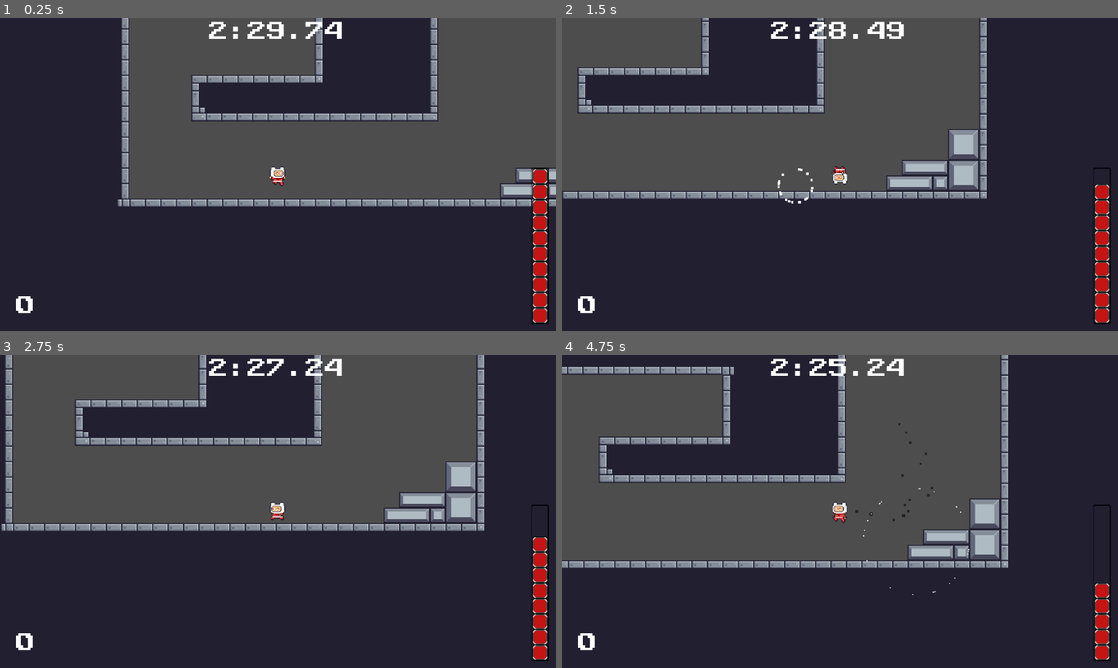
Above: before the commit, frames 1-4 (two rows, left to right).
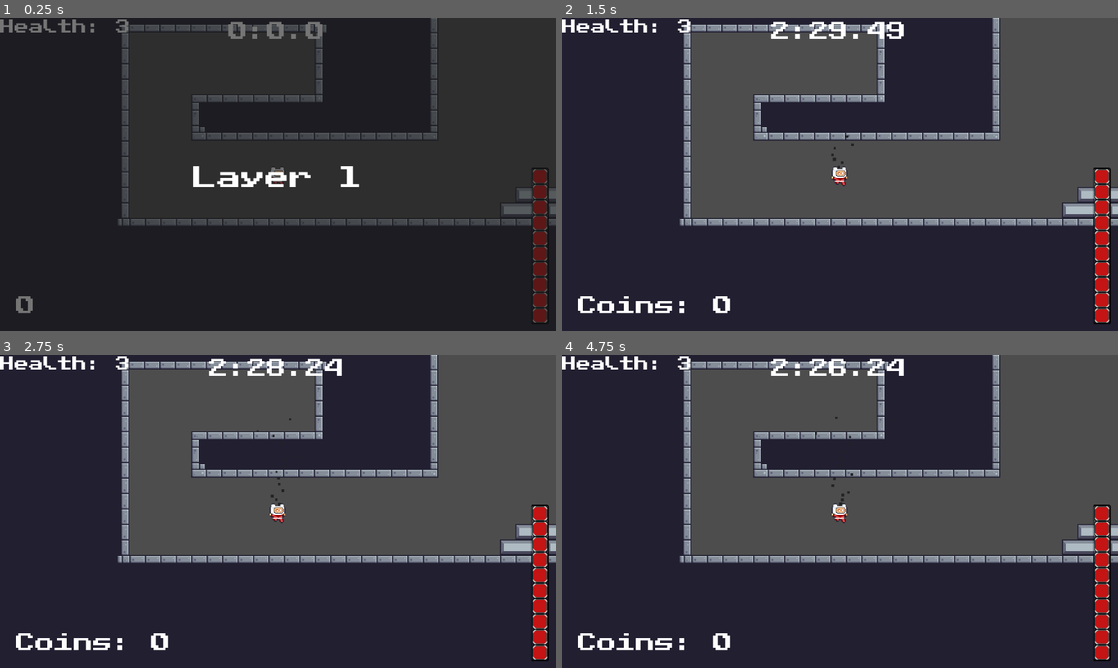
Above: after the commit, the same moments.

Repository: Kirb54/gwj-73
Game: Godot game, scene res://lvl_1.tscn
Two runs of this game, one before a commit and one after it. Both use one fixed random seed, a clock stepped at 60 frames per second and the inputs below. The project has no main scene, so this scene is started directly.
Inputs (mouse positions are in pixels of both pictures, inside the frame that each line leads up to):
- Up to frame 1 (0.25 s): no input
- Up to frame 2 (1.5 s): tap Enter (ui_accept) at 0.5, 0.77 s; move the mouse to (962, 158) at 0.52 s; hold Right (ui_right) from 0.53 s (still down); click (962, 158) at 0.6 s; move the mouse to (728, 190) at 1.27 s; click (728, 190) at 1.35 s
- Up to frame 3 (2.75 s): tap Enter (ui_accept) at 1.52 s; move the mouse to (333, 442) at 2.02 s; release Right (ui_right) at 2.03 s; hold Left (ui_left) from 2.03 s (still down); click (333, 442) at 2.1 s
- Up to frame 4 (4.75 s): move the mouse to (812, 574) at 2.77 s; release Left (ui_left) at 2.78 s; hold Right (ui_right) 2.78-4.28 s; click (812, 574) at 2.85 s; tap Enter (ui_accept) at 3.02, 3.77, 4.52 s; move the mouse to (1006, 558) at 3.52 s; click (1006, 558) at 3.6 s; move the mouse to (673, 464) at 4.27 s; hold Left (ui_left) from 4.28 s (still down); click (673, 464) at 4.35 s

The runs differ from the first frame. In frame 1, 40% of the frame differs, in the area x 0-100%, y 0-98%; in frame 2, 51%, in the area x 0-100%, y 0-95%; in frame 3, 49%; in frame 4, 49%.
Error after the commit: Parse Error: Too few arguments for "change_scene_to_file()" call. Expected at least 1 but received 0. (res://player.gd:283)

Commit message:
i never learn (added start for gameover, death screens, transitions, implemented shop upgrades and small tweeks)

Diff:
--- a/chargingenemy.gd
+++ b/chargingenemy.gd
@@ -108,5 +108,5 @@
 	hboxright.disabled = true
 	anim.play("hurt")
 	await anim.animation_finished
-	gb.coins += coinval
+	gb.coins += coinval + gb.extracoins
 	self.queue_free()
--- /dev/null
+++ b/gameoverscreen.tscn
@@ -0,0 +1,3 @@
+[gd_scene format=3 uid="uid://sdubvsaj6deu"]
+
+[node name="gameoverscreen" type="Node2D"]
--- a/global.gd
+++ b/global.gd
@@ -4,19 +4,32 @@
 var boosts = 1
 var explostr = 1200
 var fuseval = 100
-var explocost = 10
+var explocost = 15
 var regenrate = .3
 var regentime = 1
-var health = 3
+var gravity = 1200
+var maxhealth = 3
 var coins = 0
 var level = 1
+var movementspeed = 500
+var extracoins = 0
+var deathpenalty = 30
+var uncontrol = false
 func reset():
 	boosts = 1
 	explostr = 300
 	fuseval = 10
-	explocost = 10
+	explocost = 15
 	regentime = 1
 	regenrate = .3
-	health = 3
+	maxhealth = 3
 	coins = 0
 	level = 1
+	movementspeed = 500
+	extracoins = 0
+	deathpenalty = 30
+	uncontrol = false
+
+
+func booststr():
+	explostr *= 1.1
--- a/hud.gd
+++ b/hud.gd
@@ -1,4 +1,9 @@
 extends CanvasLayer
+
+signal boom
+signal died
+signal gameover
+
 
 @onready var fuselabel = $Label
 @onready var regenwait = $regenwait
@@ -14,7 +19,7 @@
 @onready var fusetick10 = $FuseTick10
 @onready var coinlabel = $coinlabel
 @onready var timelabel = $timelabel
-
+@onready var healthlabel = $healthlabel
 
 
 var fuseval = 100
@@ -24,7 +29,7 @@
 var explocost = gb.explocost
 var regenrate = gb.regenrate
 var regentime = gb.regentime
-var health = gb.health
+var health = gb.maxhealth
 
 func _ready():
 	pass # Replace with function body.
@@ -38,11 +43,17 @@
 	updatebar()
 	updatecoins()
 	updatetime()
+	checkempty()
+	updatehealth()
+	checktime()
 
 
 func _on_player_exploded():
 	fusedrained = true
 	newfuseval -= explocost
+	if fuseval <= 0:
+		health -= 1
+		boom.emit()
 
 func drainfuse():
 	if fusedrained:
@@ -114,8 +125,20 @@
 
 
 func updatecoins():
-	coinlabel.text = str(gb.coins)
+	coinlabel.text = 'Coins: ' + str(gb.coins)
 
 
 func updatetime():
 	timelabel.text = str(gt.minutes) + ':' + str(gt.seconds) + '.' + str(gt.msec)
+
+
+func checkempty():
+	if health <= 0:
+		died.emit()
+
+func updatehealth():
+	healthlabel.text = 'Health: ' + str(health)
+
+func checktime():
+	if gt.time <= 0:
+		gameover.emit()
--- a/hud.tscn
+++ b/hud.tscn
@@ -93,4 +93,11 @@
 text = "0:0.0"
 horizontal_alignment = 1
 
+[node name="healthlabel" type="Label" parent="."]
+offset_right = 143.0
+offset_bottom = 58.0
+theme = ExtResource("4_20xbe")
+theme_override_font_sizes/font_size = 30
+text = "Health: 3"
+
 [connection signal="timeout" from="regenwait" to="." method="_on_regenwait_timeout"]
--- a/lvl_1.gd
+++ b/lvl_1.gd
@@ -1,9 +1,10 @@
 extends Node2D
 
-
+@onready var overlay = $overlay
 # Called when the node enters the scene tree for the first time.
 func _ready():
 	gt.tracking = true
+	overlay.startlevel()
 
 
 # Called every frame. 'delta' is the elapsed time since the previous frame.
@@ -13,4 +14,21 @@
 
 func _on_door_cleared():
 	gt.tracking = false
-	print('cleared')
+	get_tree().paused = true
+	overlay.clear()
+
+
+func _on_player_died():
+	get_tree().paused = true
+	overlay.death()
+
+
+
+func _on_overlay_donedeathing():
+	get_tree().paused = false
+	get_tree().reload_current_scene()
+
+
+func _on_overlay_doneclear():
+	get_tree().paused = false
+	get_tree().change_scene_to_file("res://shop.tscn")
--- a/lvl_1.tscn
+++ b/lvl_1.tscn
@@ -6,6 +6,7 @@
 [ext_resource type="PackedScene" uid="uid://x67jy40k6tko" path="res://shootingenemy.tscn" id="3_jq387"]
 [ext_resource type="PackedScene" uid="uid://bqvt2n17pbyko" path="res://chargingenemy.tscn" id="4_daq5w"]
 [ext_resource type="PackedScene" uid="uid://byvtdaysmmcti" path="res://door.tscn" id="5_otw6v"]
+[ext_resource type="PackedScene" uid="uid://88u4w8mcq47b" path="res://overlay.tscn" id="7_x5mc5"]
 
 [node name="lvl1" type="Node2D"]
 texture_filter = 1
@@ -37,4 +38,9 @@
 flipped = true
 metadata/_edit_vertical_guides_ = [-15.0]
 
+[node name="overlay" parent="." instance=ExtResource("7_x5mc5")]
+
 [connection signal="cleared" from="door" to="." method="_on_door_cleared"]
+[connection signal="died" from="player" to="." method="_on_player_died"]
+[connection signal="doneclear" from="overlay" to="." method="_on_overlay_doneclear"]
+[connection signal="donedeathing" from="overlay" to="." method="_on_overlay_donedeathing"]
--- /dev/null
+++ b/overlay.gd
@@ -0,0 +1,74 @@
+extends CanvasLayer
+
+
+signal donedeathing
+signal changefin
+signal doneclear
+
+@onready var timewait = $timewait
+@onready var finalwait = $finalwait
+@onready var layerlabel = $layerlabel
+@onready var timelabel = $timelabel
+@onready var layertimer = $layerwait
+@onready var cleared = $clearlabel
+@onready var removetimer = false
+@onready var realtime = 0
+func _ready():
+	layerlabel.hide()
+	timelabel.hide()
+	cleared.hide()
+
+
+# Called every frame. 'delta' is the elapsed time since the previous frame.
+
+
+func startlevel():
+	get_tree().paused = true
+	layerlabel.text = 'Layer ' + str(gb.level)
+	layerlabel.show()
+	layertimer.start()
+	await layertimer.timeout
+	layerlabel.hide()
+	self.hide()
+	get_tree().paused = false
+
+
+func death():
+	gt.tracking = false
+	self.show()
+	timelabel.text = str(gt.minutes) + ':' + str(gt.seconds) + '.' + str(gt.msec)
+	timelabel.show()
+	layertimer.start()
+	await layertimer.timeout
+	realtime = gt.time
+	gt.time -= gb.deathpenalty
+	print(realtime)
+	print(gt.time)
+	removetimer = true
+	changetime()
+	await changefin
+	finalwait.start()
+	await finalwait.timeout
+	timelabel.hide()
+	donedeathing.emit()
+
+
+func changetime():
+	if realtime != gt.time:
+		realtime = move_toward(realtime,gt.time,1)
+		var msec = fmod(realtime, 1) * 100
+		var seconds = fmod(realtime, 60)
+		var minutes = fmod(realtime, 3600) / 60
+		timelabel.text = str(int(minutes)) + ':' + str(int(seconds)) + '.' + str(int(msec))
+		timewait.start()
+		await timewait.timeout
+		changetime()
+	else:
+		changefin.emit()
+
+func clear():
+	self.show()
+	cleared.show()
+	layertimer.start()
+	await layertimer.timeout
+	doneclear.emit()
--- /dev/null
+++ b/overlay.tscn
@@ -0,0 +1,52 @@
+[gd_scene load_steps=3 format=3 uid="uid://88u4w8mcq47b"]
+
+[ext_resource type="Script" path="res://overlay.gd" id="1_4fvbl"]
+[ext_resource type="Theme" uid="uid://g4ngimo1kysp" path="res://assets/delaulttheme.tres" id="2_5yada"]
+
+[node name="overlay" type="CanvasLayer"]
+process_mode = 2
+script = ExtResource("1_4fvbl")
+
+[node name="background" type="Panel" parent="."]
+offset_left = -16.0
+offset_top = -21.0
+offset_right = 1181.0
+offset_bottom = 664.0
+
+[node name="layerlabel" type="Label" parent="."]
+offset_left = -2.0
+offset_right = 1153.0
+offset_bottom = 650.0
+theme = ExtResource("2_5yada")
+theme_override_font_sizes/font_size = 50
+text = "Layer 1"
+horizontal_alignment = 1
+vertical_alignment = 1
+
+[node name="timelabel" type="Label" parent="."]
+offset_right = 1151.0
+offset_bottom = 647.0
+theme = ExtResource("2_5yada")
+theme_override_font_sizes/font_size = 50
+text = "0:0.00"
+horizontal_alignment = 1
+vertical_alignment = 1
+
+[node name="layerwait" type="Timer" parent="."]
+one_shot = true
+
+[node name="timewait" type="Timer" parent="."]
+wait_time = 0.05
+one_shot = true
+
+[node name="finalwait" type="Timer" parent="."]
+wait_time = 0.5
+
+[node name="clearlabel" type="Label" parent="."]
+offset_right = 1152.0
+offset_bottom = 649.0
+theme = ExtResource("2_5yada")
+theme_override_font_sizes/font_size = 50
+text = "CLEARED"
+horizontal_alignment = 1
+vertical_alignment = 1
--- a/player.gd
+++ b/player.gd
@@ -2,6 +2,8 @@
 
 signal exploded
 signal hurt
+signal died
+
 
 @onready var anim = $AnimatedSprite2D
 @onready var cyote = $cyote
@@ -12,19 +14,19 @@
 @onready var exploparticles = $exploparticles
 @onready var explodehbox = $explodebox/CollisionShape2D
 @onready var explodetimer = $explodeattacktimer
-
-const speed = 500
+@onready var gameoverpart = $gameoverparticles
+
 const jumpv = -300
 const left = -1
 const right = 1
-const grav = 1200
+
 const wsgrav = 300
 const wjkick = 600
 const wjhight = -500
 const hitstunv = 400
 const stompv = -300
 
-
+var speed = gb.movementspeed
 var boosts = gb.boosts
 var explostr = gb.explostr
 var canjump = true
@@ -34,8 +36,8 @@
 var cantws = false
 var flying = false
 var hitstun = false
-
-
+var grav = gb.gravity
+var death = false
 # Called when the node enters the scene tree for the first time.
 func _ready():
 	stompbox.disabled = true
@@ -44,7 +46,7 @@
 
 # Called every frame. 'delta' is the elapsed time since the previous frame.
 func _process(delta):
-	if not hitstun:
+	if not hitstun and not death:
 		run()
 		jump()
 		explode()
@@ -172,9 +174,15 @@
 		boosts -= 1
 		var angle = get_global_mouse_position()
 		var diffrence = Vector2(global_position - angle)
+		if gb.uncontrol:
+			var fuse = hud.fuseget()
+			var shift = 100 - fuse
+			diffrence.x += randf_range(shift,-shift)
+			diffrence.y += randf_range(shift,-shift)
 		var abv = abs(diffrence)
 		var add = abv.x + abv.y
 		var ratio = explostr/add
+
 		velocity.x = ratio * diffrence.x
 		velocity.y = ratio * diffrence.y
 		flying = true
@@ -249,3 +257,27 @@
 func _on_explodebox_body_entered(body):
 	if body.is_in_group('enemy'):
 		body.hit()
+
+
+func _on_hud_boom():
+	hit(randf_range(1,-1))
+
+
+func _on_hud_died():
+	if not death:
+		death = true
+		anim.play('hit')
+		await anim.animation_finished
+		died.emit()
+		self.hide()
+
+
+func _on_hud_gameover():
+	if not death:
+		death = true
+		anim.play("hit")
+		await anim.animation_finished
+		anim.hide()
+		gameoverpart.emitting = true
+		await gameoverpart.finished
+		get_tree().change_scene_to_file()
--- a/player.tscn
+++ b/player.tscn
@@ -437,6 +437,8 @@
 
 [connection signal="exploded" from="." to="hud" method="_on_player_exploded"]
 [connection signal="hurt" from="." to="hud" method="_on_player_hurt"]
+[connection signal="boom" from="hud" to="." method="_on_hud_boom"]
+[connection signal="died" from="hud" to="." method="_on_hud_died"]
 [connection signal="timeout" from="wscooldown" to="." method="_on_wscooldown_timeout"]
 [connection signal="timeout" from="cyote" to="." method="_on_cyote_timeout"]
 [connection signal="area_shape_entered" from="stompbox" to="." method="_on_stompbox_area_shape_entered"]
--- a/project.godot
+++ b/project.godot
@@ -19,10 +19,7 @@
 
 gb="*res://global.gd"
 gt="*res://globaltimer.gd"
-
-[debug]
-
-settings/stdout/print_fps=true
+go="*res://gameover.gd"
 
 [display]
 
--- a/shootingenemy.gd
+++ b/shootingenemy.gd
@@ -55,5 +55,5 @@
 	hbox.disabled = true
 	anim.play('hit')
 	await anim.animation_finished
-	gb.coins += coinval
+	gb.coins += coinval + gb.extracoins
 	self.queue_free()
--- a/shop.gd
+++ b/shop.gd
@@ -25,10 +25,7 @@
 
 func _ready():
 	specialitemframe.frame = specialitem
-#0 = death
-#1 = uncontrol
-#2 = floaty
-#3 = double
+
 
 # Called every frame. 'delta' is the elapsed time since the previous frame.
 func _process(delta):
@@ -120,3 +117,75 @@
 
 func updatemoney():
 	coinlabel.text = 'Coins: ' + str(gb.coins)
+
+
+func _on_strbutton_pressed():
+	if gb.coins >= 5:
+		print('extra str')
+		gb.coins -= 5
+		gb.booststr()
+
+
+func _on_clockbutton_pressed():
+	if gb.coins >= 7:
+		print('moretime')
+		gb.coins -= 7
+		gt.time += 20
+
+
+func _on_explobutton_pressed():
+	if gb.coins >= 10:
+		print('more bounce')
+		gb.coins -= 10
+		gb.boosts += 1
+
+
+func _on_fusebutton_pressed():
+	if gb.coins >= 5:
+		print('fuse')
+		gb.coins -= 5
+		gb.explocost *= .9
+
+
+func _on_drinkbutton_pressed():
+	if gb.coins >= 3:
+		print('speed')
+		gb.coins -= 3
+		gb.movementspeed *= 1.2
+
+
+func _on_coinbutton_pressed():
+	if gb.coins >= 5:
+		print('money')
+		gb.coins -= 5
+		gb.extracoins += 1
+
+#0 = death
+#1 = uncontrol
+#2 = floaty
+#3 = double
+func _on_specialitem_pressed():
+	if gb.coins >= 15:
+		gb.coins -= 15
+		if specialitem == 0:
+			print('death')
+			gb.deathpenalty = 0
+			gb.maxhealth = 1
+		if specialitem == 1:
+			print('uncontrol')
+			gb.uncontrol = true
+		if specialitem == 2:
+			print('floaty')
+			if gb.maxhealth > 1:
+				gb.maxhealth -= 1
+			gb.gravity *= .7
+		if specialitem == 3:
+			print('double')
+			gb.explostr *= 2
+			gb.explocost *= 2
+
+
+
+func _on_leavebutton_pressed():
+	gb.level += 1
+	get_tree().change_scene_to_file("res://lvl_1.tscn")
--- a/shop.tscn
+++ b/shop.tscn
@@ -249,15 +249,23 @@
 [connection signal="focus_exited" from="strbutton" to="." method="_on_strbutton_focus_exited"]
 [connection signal="mouse_entered" from="strbutton" to="." method="_on_strbutton_mouse_entered"]
 [connection signal="mouse_exited" from="strbutton" to="." method="_on_strbutton_mouse_exited"]
+[connection signal="pressed" from="strbutton" to="." method="_on_strbutton_pressed"]
 [connection signal="mouse_entered" from="explobutton" to="." method="_on_explobutton_mouse_entered"]
 [connection signal="mouse_exited" from="explobutton" to="." method="_on_explobutton_mouse_exited"]
+[connection signal="pressed" from="explobutton" to="." method="_on_explobutton_pressed"]
 [connection signal="mouse_entered" from="fusebutton" to="." method="_on_fusebutton_mouse_entered"]
 [connection signal="mouse_exited" from="fusebutton" to="." method="_on_fusebutton_mouse_exited"]
+[connection signal="pressed" from="fusebutton" to="." method="_on_fusebutton_pressed"]
 [connection signal="mouse_entered" from="clockbutton" to="." method="_on_clockbutton_mouse_entered"]
 [connection signal="mouse_exited" from="clockbutton" to="." method="_on_clockbutton_mouse_exited"]
+[connection signal="pressed" from="clockbutton" to="." method="_on_clockbutton_pressed"]
 [connection signal="mouse_entered" from="drinkbutton" to="." method="_on_drinkbutton_mouse_entered"]
 [connection signal="mouse_exited" from="drinkbutton" to="." method="_on_drinkbutton_mouse_exited"]
+[connection signal="pressed" from="drinkbutton" to="." method="_on_drinkbutton_pressed"]
 [connection signal="mouse_entered" from="coinbutton" to="." method="_on_coinbutton_mouse_entered"]
 [connection signal="mouse_exited" from="coinbutton" to="." method="_on_coinbutton_mouse_exited"]
+[connection signal="pressed" from="coinbutton" to="." method="_on_coinbutton_pressed"]
 [connection signal="mouse_entered" from="specialitem" to="." method="_on_specialitem_mouse_entered"]
 [connection signal="mouse_exited" from="specialitem" to="." method="_on_specialitem_mouse_exited"]
+[connection signal="pressed" from="specialitem" to="." method="_on_specialitem_pressed"]
+[connection signal="pressed" from="leavebutton" to="." method="_on_leavebutton_pressed"]
Not shown: 1 places in lvl_1.tscn that only renumber resources
